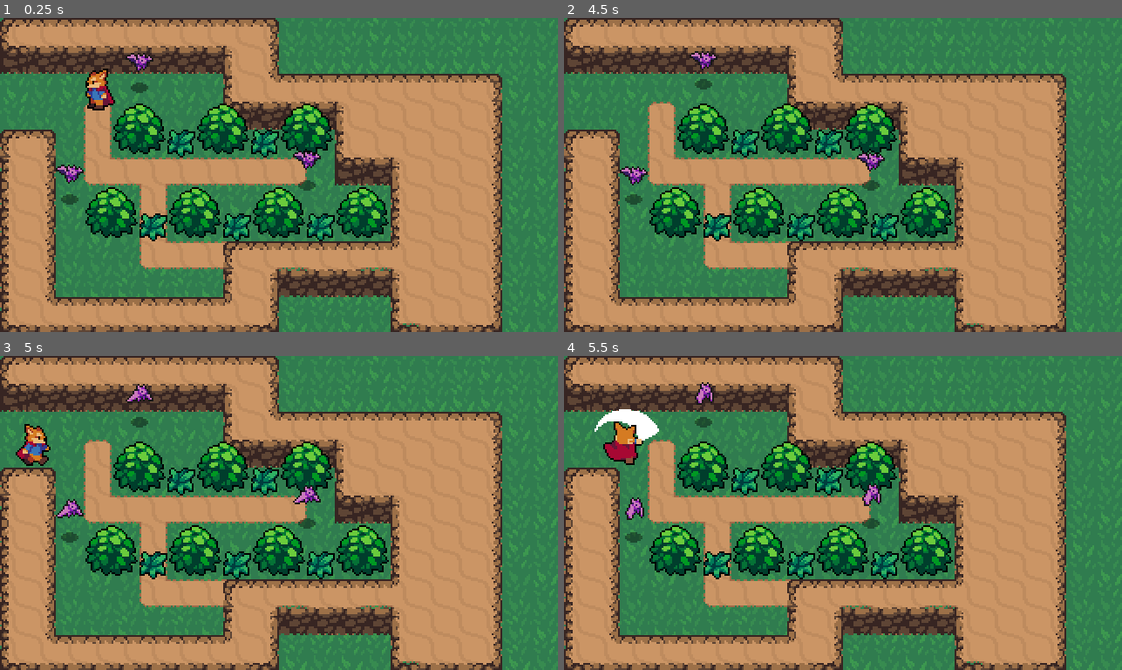
Above: before the commit, frames 1-4 (two rows, left to right).
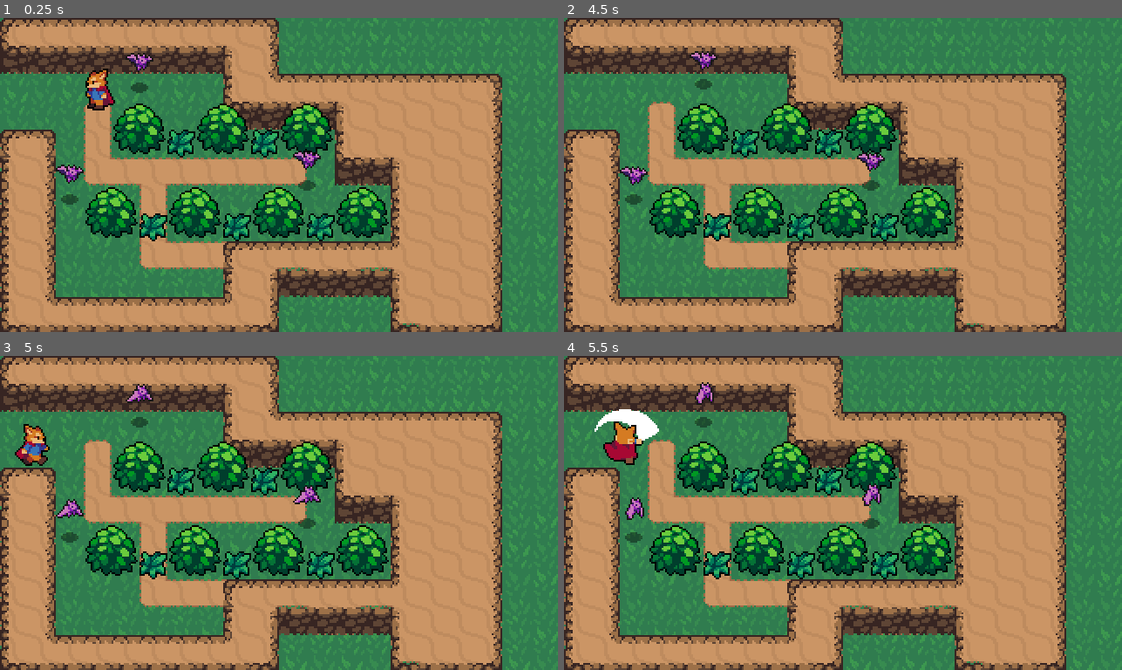
Above: after the commit, the same moments.

Repository: eddieedease/learninggodot
Game: Godot game, scene res://World.tscn
Same seed, same stepped clock (60 frames per second), same inputs: the game is played once before the commit and once after it.
Inputs:
- Up to frame 1 (0.25 s): no input
- Up to frame 2 (4.5 s): hold Up (ui_up) 0.53-2.03 s; tap Space (attack) at 0.6, 2.1, 3.6 s; tap X (roll) at 1.35, 2.85, 4.35 s; hold Left (ui_left) 2.03-3.53 s; hold Down (ui_down) 3.53-4.28 s; hold Right (ui_right) from 4.28 s (still down)
- Up to frame 3 (5 s): keep holding Right (ui_right)
- Up to frame 4 (5.5 s): release Right (ui_right) at 5.03 s; hold Up (ui_up) from 5.03 s (still down); tap Space (attack) at 5.1 s

Frames 1-2 are identical in both runs. In frame 3, 0.2% of the frame differs, in the area x 2-10%, y 21-35%; in frame 4, nothing differs.

Commit message:
tillsofar

Diff:
--- a/Enemies/Bat.gd
+++ b/Enemies/Bat.gd
@@ -1,6 +1,11 @@
 extends KinematicBody2D
 
 var knockBack = Vector2.ZERO
+
+onready var stats = $Stats
+
+func _ready():
+	print(stats.max_health)
 
 func _physics_process(delta):
 	knockBack = knockBack.move_toward(Vector2.ZERO, 200 * delta)
@@ -8,4 +13,9 @@
 
 
 func _on_Hurtbox_area_entered(area):
+	stats.health -=1
 	knockBack =  area.knockback_vector * 300
+
+
+func _on_Stats_no_health():
+	queue_free()
--- a/Enemies/Bat.tscn
+++ b/Enemies/Bat.tscn
@@ -1,9 +1,10 @@
-[gd_scene load_steps=13 format=2]
+[gd_scene load_steps=14 format=2]
 
 [ext_resource path="res://Shadows/SmallShadow.png" type="Texture" id=1]
 [ext_resource path="res://Enemies/Bat.png" type="Texture" id=2]
 [ext_resource path="res://Overlap/Hurtbox.tscn" type="PackedScene" id=3]
 [ext_resource path="res://Enemies/Bat.gd" type="Script" id=4]
+[ext_resource path="res://Stats.tscn" type="PackedScene" id=5]
 
 [sub_resource type="AtlasTexture" id=1]
 atlas = ExtResource( 2 )
@@ -65,6 +66,10 @@
 position = Vector2( 0, -16 )
 shape = SubResource( 8 )
 
+[node name="Stats" parent="." instance=ExtResource( 5 )]
+max_health = 2
+
 [connection signal="area_entered" from="Hurtbox" to="." method="_on_Hurtbox_area_entered"]
+[connection signal="no_health" from="Stats" to="." method="_on_Stats_no_health"]
 
 [editable path="Hurtbox"]
--- a/Player/Player.gd
+++ b/Player/Player.gd
@@ -2,10 +2,10 @@
 
 # Main VARS
 
-const MAX_SPEED = 120;
-const ROLL_SPEED = 125;
-const ACCELERATION = 400;
-const FRICTION = 900;
+export var MAX_SPEED = 120;
+export var ROLL_SPEED = 125;
+export var ACCELERATION = 400;
+export var FRICTION = 900;
 
 
 var velocity = Vector2.ZERO
--- a/Player/Player.tscn
+++ b/Player/Player.tscn
@@ -521,81 +521,81 @@
 max_space = Vector2( 1, 1.1 )
 blend_mode = 1
 
-[sub_resource type="AnimationNodeAnimation" id=40]
+[sub_resource type="AnimationNodeAnimation" id=28]
 animation = "RollLeft"
 
-[sub_resource type="AnimationNodeAnimation" id=41]
+[sub_resource type="AnimationNodeAnimation" id=29]
 animation = "RollDown"
 
-[sub_resource type="AnimationNodeAnimation" id=42]
+[sub_resource type="AnimationNodeAnimation" id=30]
 animation = "RollRight"
 
-[sub_resource type="AnimationNodeAnimation" id=43]
+[sub_resource type="AnimationNodeAnimation" id=31]
 animation = "RollUp"
-
-[sub_resource type="AnimationNodeBlendSpace2D" id=44]
-blend_point_0/node = SubResource( 40 )
-blend_point_0/pos = Vector2( -1, 0 )
-blend_point_1/node = SubResource( 41 )
-blend_point_1/pos = Vector2( 0, 1 )
-blend_point_2/node = SubResource( 42 )
-blend_point_2/pos = Vector2( 1, 0 )
-blend_point_3/node = SubResource( 43 )
-blend_point_3/pos = Vector2( 0, -1 )
-
-[sub_resource type="AnimationNodeAnimation" id=28]
-animation = "RunLeft"
-
-[sub_resource type="AnimationNodeAnimation" id=29]
-animation = "RunDown"
-
-[sub_resource type="AnimationNodeAnimation" id=30]
-animation = "RunRight"
-
-[sub_resource type="AnimationNodeAnimation" id=31]
-animation = "RunUp"
 
 [sub_resource type="AnimationNodeBlendSpace2D" id=32]
 blend_point_0/node = SubResource( 28 )
 blend_point_0/pos = Vector2( -1, 0 )
 blend_point_1/node = SubResource( 29 )
-blend_point_1/pos = Vector2( 0, 1.1 )
+blend_point_1/pos = Vector2( 0, 1 )
 blend_point_2/node = SubResource( 30 )
 blend_point_2/pos = Vector2( 1, 0 )
 blend_point_3/node = SubResource( 31 )
+blend_point_3/pos = Vector2( 0, -1 )
+
+[sub_resource type="AnimationNodeAnimation" id=33]
+animation = "RunLeft"
+
+[sub_resource type="AnimationNodeAnimation" id=34]
+animation = "RunDown"
+
+[sub_resource type="AnimationNodeAnimation" id=35]
+animation = "RunRight"
+
+[sub_resource type="AnimationNodeAnimation" id=36]
+animation = "RunUp"
+
+[sub_resource type="AnimationNodeBlendSpace2D" id=37]
+blend_point_0/node = SubResource( 33 )
+blend_point_0/pos = Vector2( -1, 0 )
+blend_point_1/node = SubResource( 34 )
+blend_point_1/pos = Vector2( 0, 1.1 )
+blend_point_2/node = SubResource( 35 )
+blend_point_2/pos = Vector2( 1, 0 )
+blend_point_3/node = SubResource( 36 )
 blend_point_3/pos = Vector2( 0, -1.1 )
 min_space = Vector2( -1, -1.1 )
 max_space = Vector2( 1, 1.1 )
 blend_mode = 1
 
-[sub_resource type="AnimationNodeStateMachineTransition" id=33]
-
-[sub_resource type="AnimationNodeStateMachineTransition" id=34]
-
-[sub_resource type="AnimationNodeStateMachineTransition" id=35]
-
-[sub_resource type="AnimationNodeStateMachineTransition" id=36]
-
-[sub_resource type="AnimationNodeStateMachineTransition" id=45]
-
-[sub_resource type="AnimationNodeStateMachineTransition" id=46]
-
-[sub_resource type="AnimationNodeStateMachine" id=37]
+[sub_resource type="AnimationNodeStateMachineTransition" id=38]
+
+[sub_resource type="AnimationNodeStateMachineTransition" id=39]
+
+[sub_resource type="AnimationNodeStateMachineTransition" id=40]
+
+[sub_resource type="AnimationNodeStateMachineTransition" id=41]
+
+[sub_resource type="AnimationNodeStateMachineTransition" id=42]
+
+[sub_resource type="AnimationNodeStateMachineTransition" id=43]
+
+[sub_resource type="AnimationNodeStateMachine" id=44]
 states/Attack/node = SubResource( 22 )
 states/Attack/position = Vector2( 490, 189 )
 states/Idle/node = SubResource( 27 )
 states/Idle/position = Vector2( 395, 105 )
-states/Roll/node = SubResource( 44 )
+states/Roll/node = SubResource( 32 )
 states/Roll/position = Vector2( 390, 0 )
-states/Run/node = SubResource( 32 )
+states/Run/node = SubResource( 37 )
 states/Run/position = Vector2( 570, 105 )
-transitions = [ "Idle", "Run", SubResource( 33 ), "Run", "Idle", SubResource( 34 ), "Idle", "Attack", SubResource( 35 ), "Attack", "Idle", SubResource( 36 ), "Idle", "Roll", SubResource( 45 ), "Roll", "Idle", SubResource( 46 ) ]
+transitions = [ "Idle", "Run", SubResource( 38 ), "Run", "Idle", SubResource( 39 ), "Idle", "Attack", SubResource( 40 ), "Attack", "Idle", SubResource( 41 ), "Idle", "Roll", SubResource( 42 ), "Roll", "Idle", SubResource( 43 ) ]
 start_node = "Idle"
 graph_offset = Vector2( -33, -114.578 )
 
-[sub_resource type="AnimationNodeStateMachinePlayback" id=38]
-
-[sub_resource type="CapsuleShape2D" id=39]
+[sub_resource type="AnimationNodeStateMachinePlayback" id=45]
+
+[sub_resource type="CapsuleShape2D" id=46]
 height = 14.0
 
 [node name="Player" type="KinematicBody2D"]
--- /dev/null
+++ b/Stats.gd
@@ -0,0 +1,12 @@
+extends Node
+
+export(int) var max_health = 1
+onready var health = max_health setget set_health
+
+# create own signal
+signal no_health
+
+func set_health(value):
+	health = value
+	if health <= 0:
+		emit_signal("no_health")
--- /dev/null
+++ b/Stats.tscn
@@ -0,0 +1,6 @@
+[gd_scene load_steps=2 format=2]
+
+[ext_resource path="res://Stats.gd" type="Script" id=1]
+
+[node name="Stats" type="Node"]
+script = ExtResource( 1 )
--- a/World.tscn
+++ b/World.tscn
@@ -508,6 +508,7 @@
 
 [node name="Player" parent="YSort" instance=ExtResource( 2 )]
 position = Vector2( 56, 40 )
+MAX_SPEED = 121
 
 [node name="Bushes" type="YSort" parent="YSort"]
 
Not shown: 2 places in Player/Player.tscn that only renumber resources
